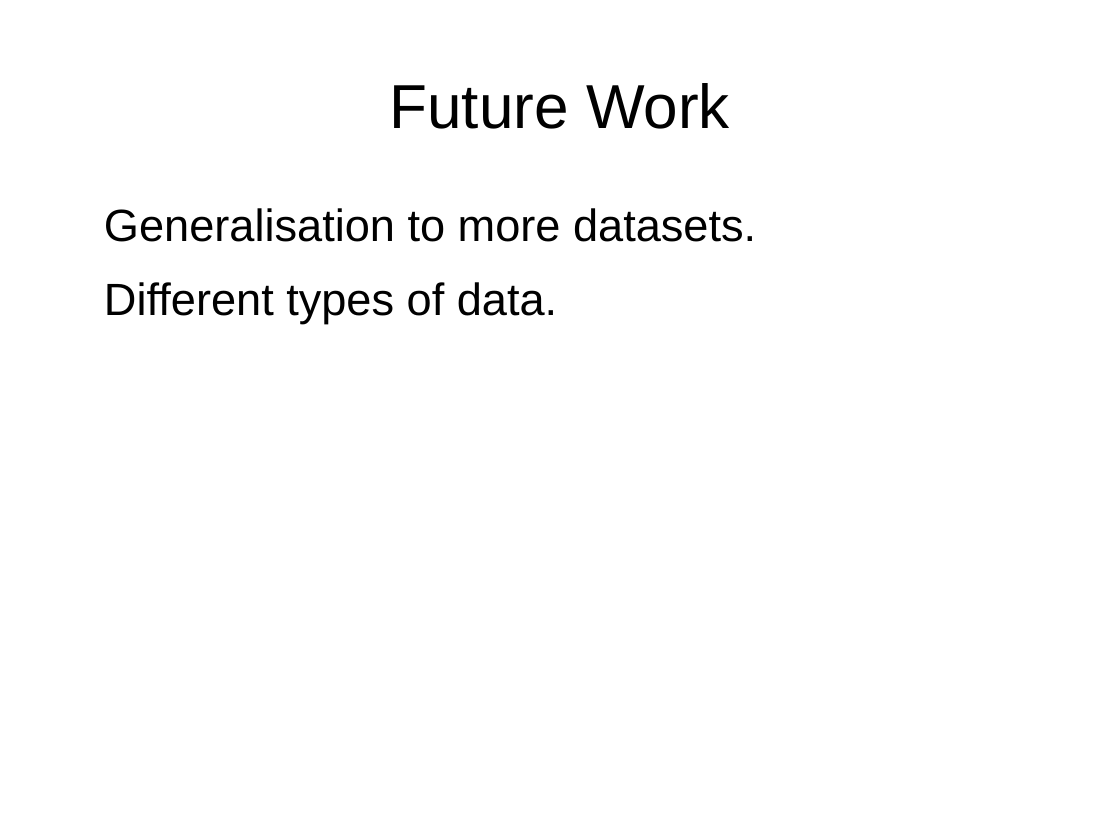
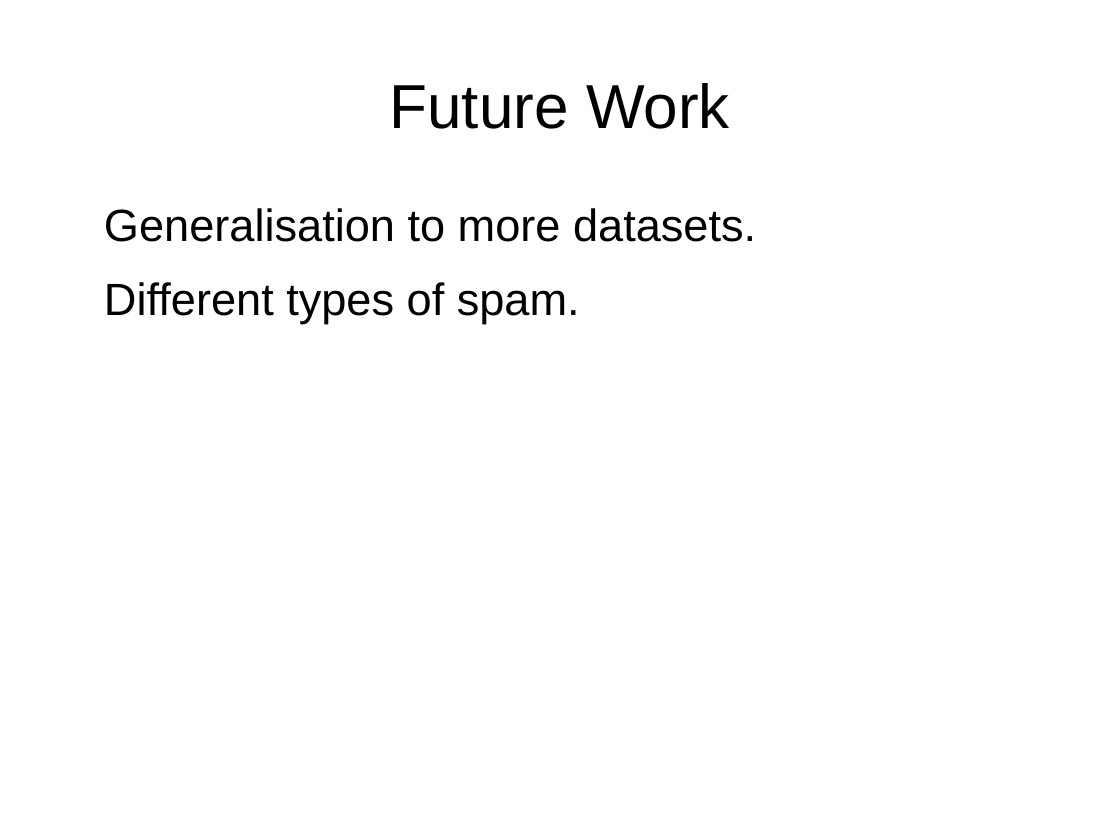
Before and after one commit to Sekvens/MachineLearning, a slide deck: slide 11 of project/presentation/presentation.odp. Drawn at 1120x840 pixels with LibreOffice and Linux fonts; fonts in the diff are those of the drawing. Boxes give left, top, right and bottom in pixels: in the first picture for what was removed or moved away, otherwise in the second. Text is boxed around its words. In the diff, an @@ line names an element or a change of style, - is before the commit and + after.

```diff
--- a/project/presentation/presentation.odp
+++ b/project/presentation/presentation.odp
@@ text at bbox=[104, 282, 580, 324]: text changed @@
-Different types of data.
+Different types of spam.
```
Also in this commit, not shown: 2 other slides changed.
